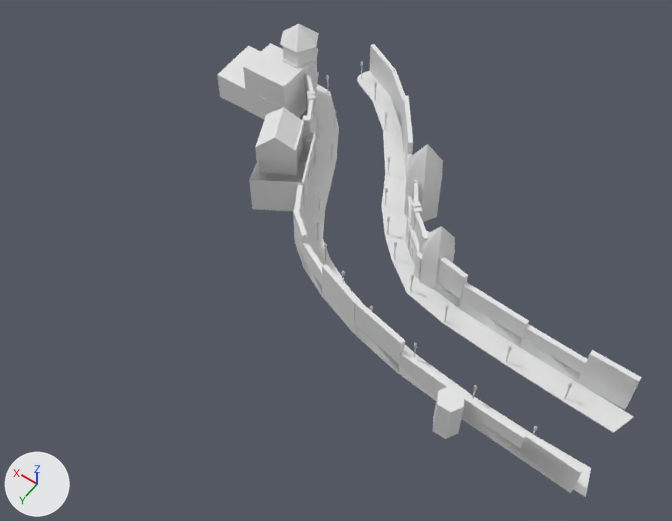
A saved change to the FBX model Content/Assets/Blockout/MainRoad.fbx.
Both versions are drawn from a camera (50 mm lens) standing at (-104.8, 86.2, 118.6) and looking at (-53.4, 14.3, 5.7). Lighting does not change. The marker at lower left points along +X, +Y and +Z. Where no turn or scale is listed for an object, it has been applied to the vertices. Vertices at the same position are counted once.

In view in the first picture: 'Pathway001'.
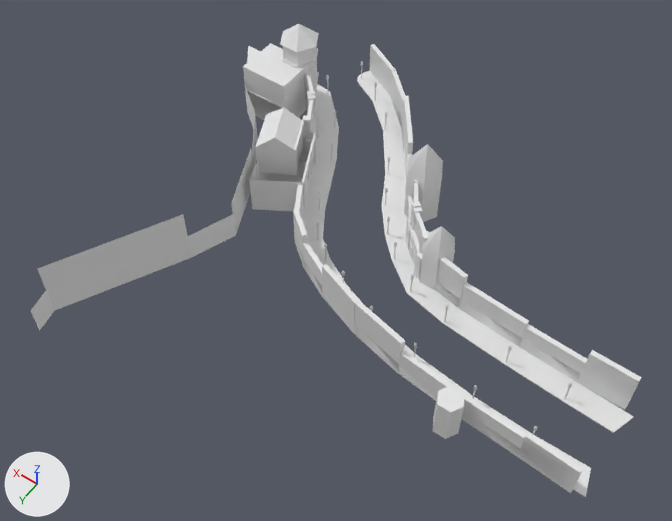
What changed in the scene script:
```text
Change me_mesh:
    used by ob_pathway001; location = (0.0, 0.0, 0.0)
    remove me_mesh.from_pydata(...)  # 2648 vertices, 4930 faces; spans x -101.9..-10.1, y -31.2..27.7, z -0.8..17.4
    add me_mesh.from_pydata(...)  # 2667 vertices, 4948 faces; spans x -101.9..-10.1, y -31.2..48.0, z -0.8..17.4
    me_mesh part 1
    1 vertex is removed from x -10.7, y -8.3, z 5.4
    8 faces are deleted
    1 vertex moves from x -10.7, y -8.3, z 0.0 to x -17.4, y -8.1, z 0.0
    13 vertices are added at x -34.4..-17.4, y -8.1..48.0, z 0.0..10.7
    7 new vertices lie (0.0, 0.0, 5.4) away from vertices in x -34.4..-10.7, y -8.3..48.0, z 0.0
    26 new faces join them
```

Where the change shows, as pixel boxes [x1, y1, x2, y2] in the pictures (672 x 521 px):
'Pathway001', reshaped (44% wider): before [217, 24, 642, 497]; after [31, 24, 642, 497]
part 1 of me_mesh, built on: before [217, 46, 282, 120]; after [31, 46, 281, 331]
